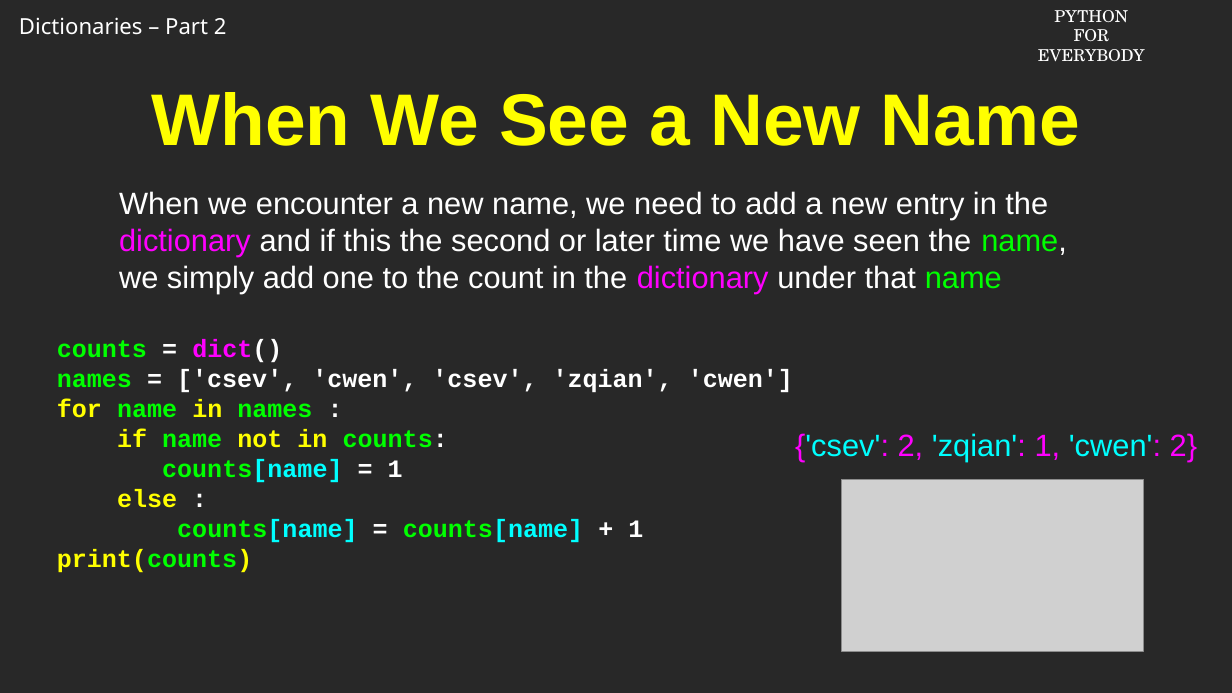
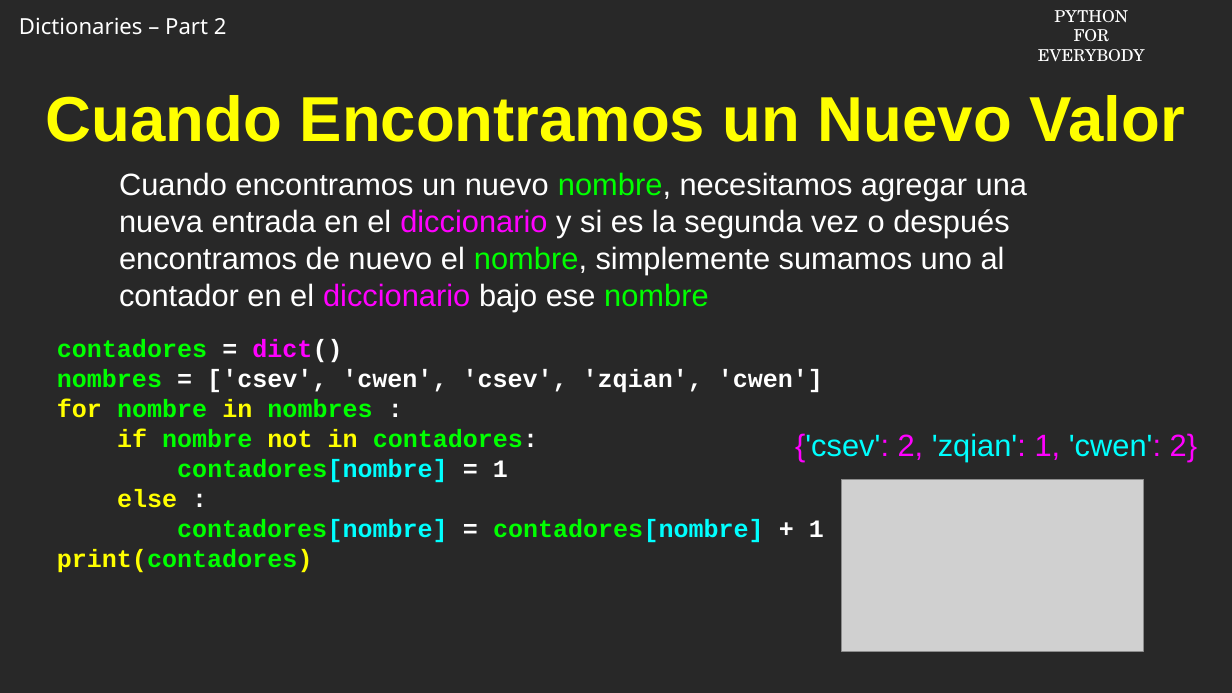
Before and after one commit to csev/py4e, a slide deck: slide 6 of ai/9.2.pptx. Drawn at 1232x693 pixels with LibreOffice and Linux fonts; fonts in the diff are those of the drawing; grey boxes stand for pictures; background and template pictures are left out. Boxes give left, top, right and bottom in pixels: in the first picture for what was removed or moved away, otherwise in the second. Text is boxed around its words. In the diff, an @@ line names an element or a change of style, - is before the commit and + after.

```diff
--- a/ai/9.2.pptx
+++ b/ai/9.2.pptx
@@ title at (46,95,1185,142): text changed; size 76 to 66 pt @@
-When We See a New Name
+Cuando Encontramos un Nuevo Valor
@@ text at (119,172,1027,312): text changed @@
-When we encounter a new name, we need to add a new entry in the dictionary and if this the second or later time we have seen the name, we simply add one to the count in the dictionary under that name
+Cuando encontramos un nuevo nombre, necesitamos agregar una nueva entrada en el diccionario y si es la segunda vez o después encontramos de nuevo el nombre, simplemente sumamos uno al contador en el diccionario bajo ese nombre
@@ text at (57,339,823,482): text changed; text colour #FFFFFF to #00FF00 @@
-counts = dict()
-names = ['csev', 'cwen', 'csev', 'zqian', 'cwen']
-for name in names :
-if name not in counts:
-counts[name] = 1
+contadores = dict()
+nombres = ['csev', 'cwen', 'csev', 'zqian', 'cwen']
+for nombre in nombres :
+if nombre not in contadores:
+contadores[nombre] = 1
@@ text at (57,519,824,572): text changed @@
-counts[name] = counts[name] + 1
-print(counts)
+contadores[nombre] = contadores[nombre] + 1
+print(contadores)
```
Also in this commit, not shown: 8 other slides changed.
